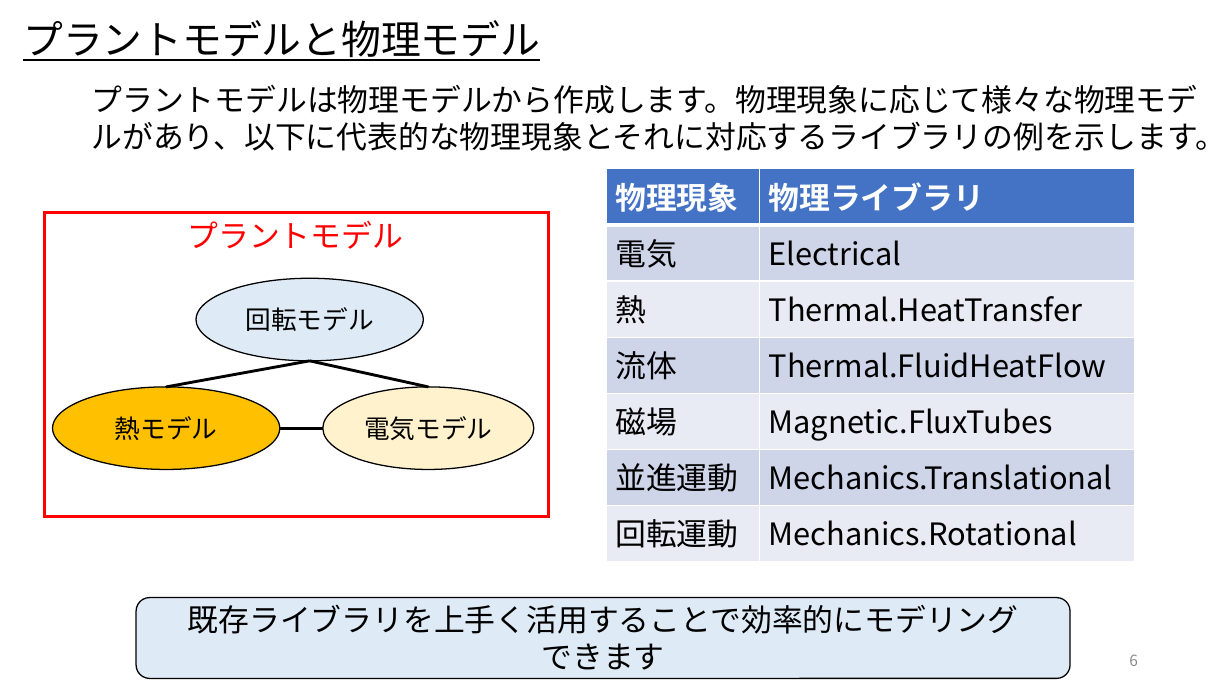
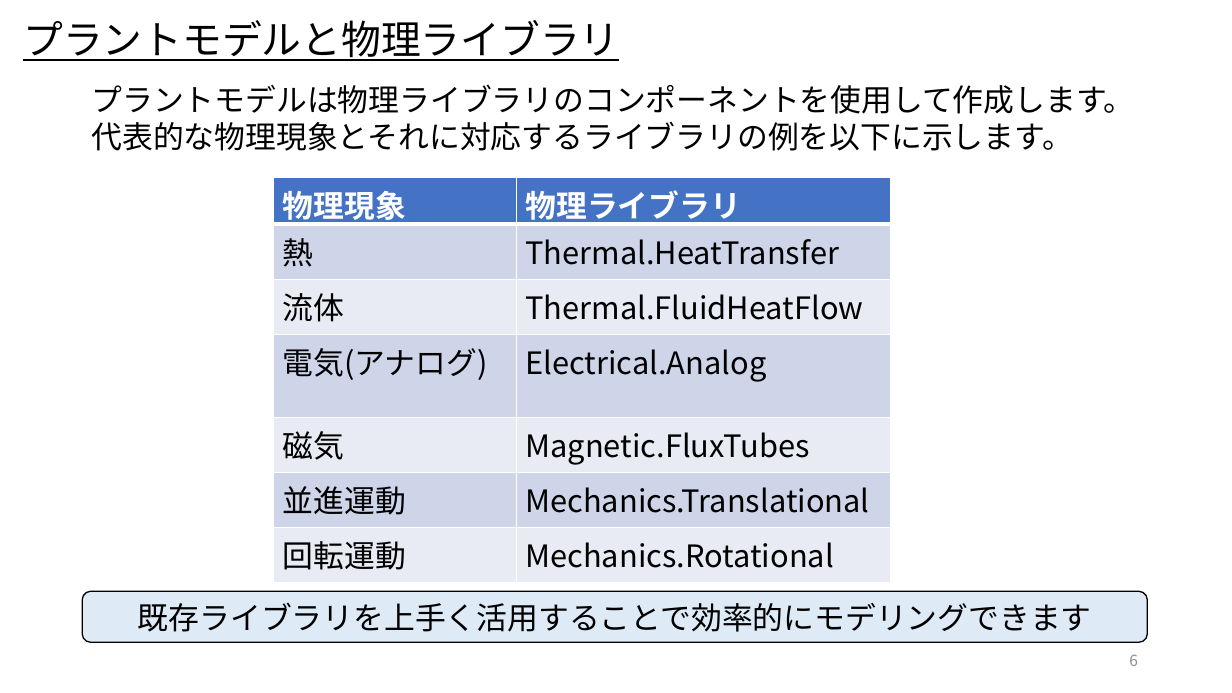
Before and after one commit to UedaShigenori/OpenModelica_Tutorials_Ja, a slide deck: slide 6 of Dev/7_PhysicsDomainModel/OpenModelica_Tutorials_7_PlantModel.pptx. Drawn at 1232x693 pixels with LibreOffice and Linux fonts; fonts in the diff are those of the drawing. Boxes give left, top, right and bottom in pixels: in the first picture for what was removed or moved away, otherwise in the second. Text is boxed around its words. In the diff, an @@ line names an element or a change of style, - is before the commit and + after.

Commit message:
プラントモデル資料作成

```diff
--- a/Dev/7_PhysicsDomainModel/OpenModelica_Tutorials_7_PlantModel.pptx
+++ b/Dev/7_PhysicsDomainModel/OpenModelica_Tutorials_7_PlantModel.pptx
@@ text at box(23, 20, 619, 61): text changed @@
-プラントモデルと物理モデル
+プラントモデルと物理ライブラリ
@@ text at box(91, 85, 1134, 151): text changed @@
-プラントモデルは物理モデルから作成します。物理現象に応じて様々な物理モデルがあり、以下に代表的な物理現象とそれに対応するライブラリの例を示します。
+プラントモデルは物理ライブラリのコンポーネントを使用して作成します。
+代表的な物理現象とそれに対応するライブラリの例を以下に示します。
@@ table at box(274, 177, 892, 574) @@
-row 2: 電気 | Electrical
-row 5: 磁場 | Magnetic.FluxTubes
+row 4: 電気(アナログ) | Electrical.Analog
+row 5: 磁気 | Magnetic.FluxTubes
@@ table: place and size @@
-table at box(606, 169, 1135, 562)
+table at box(274, 177, 892, 574)
@@ rectangle removed at box(44, 213, 549, 518) @@
@@ text removed at box(187, 221, 403, 249) @@
-プラントモデル
@@ ellipse removed at box(196, 278, 423, 360) @@
-回転モデル
@@ ellipse removed at box(53, 387, 280, 470) @@
-熱モデル
@@ line removed from (310, 361) to (166, 387) @@
@@ line removed from (310, 361) to (429, 387) @@
@@ ellipse removed at box(323, 387, 533, 470) @@
-電気モデル
@@ line removed from (280, 428) to (323, 428) @@
@@ rounded rectangle "既存ライブラリを上手く活用することで効率的にモデリングできます": place and size @@
-rounded rectangle "既存ライブラリを上手く活用することで効率的にモデリングできます" at box(136, 598, 1070, 678)
+rounded rectangle "既存ライブラリを上手く活用することで効率的にモデリングできます" at box(82, 592, 1148, 642)
@@ text in rounded rectangle at box(138, 603, 1092, 632): text changed @@
-既存ライブラリを上手く活用することで効率的にモデリング
-できます
+既存ライブラリを上手く活用することで効率的にモデリングできます
```
Also in this commit, not shown: 28 other slides changed, 4 slides added, 4 slides removed, 3 other files.
